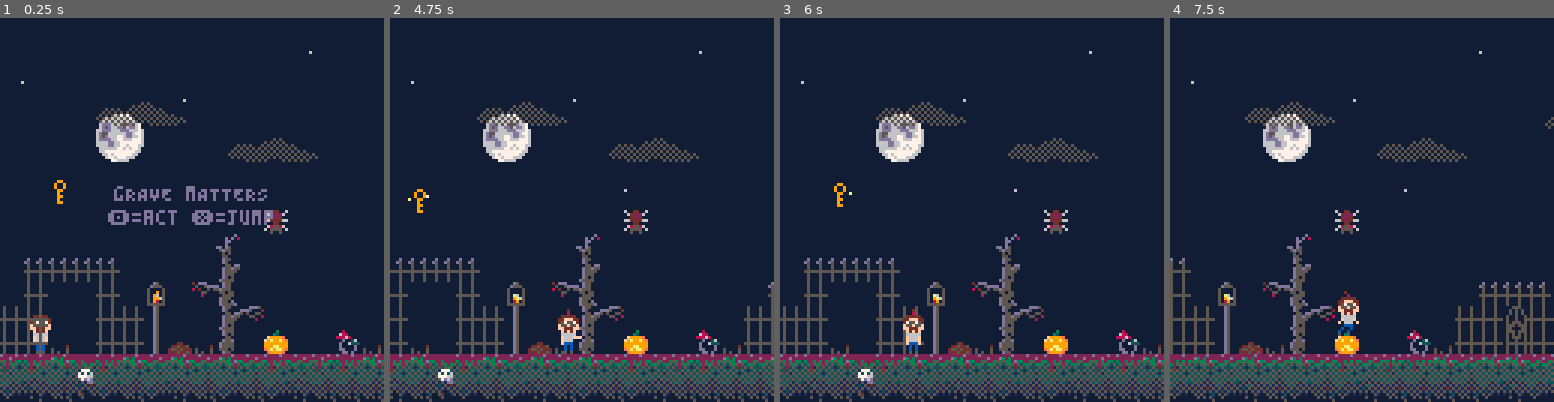
Above: before the commit, frames 1-4 (left to right).
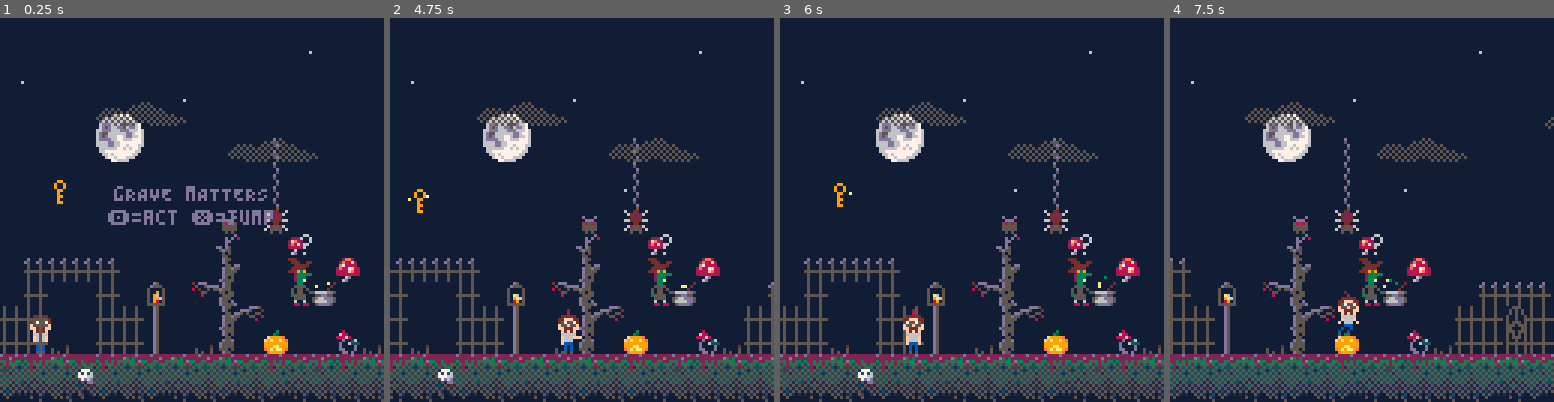
Above: after the commit, the same moments.

Repository: kallanreed/pico8_games
Game: PICO-8 cartridge grave.p8
Same seed, same stepped clock (60 frames per second), same inputs: the game is played once before the commit and once after it.
Inputs:
- Up to frame 1 (0.25 s): no input
- Up to frame 2 (4.75 s): tap X (X key) at 0.33, 1.07, 1.85, 2.97, 4.08 s; tap O (Z key) at 0.7, 1.7, 2.1, 2.5, 2.9, 3.3, 3.7, 4.1, 4.5 s; hold Right 1.6-2.1 s; hold Right 2.47-3.03 s; hold Left 3.08-3.58 s; hold Right 4.02-4.68 s
- Up to frame 3 (6 s): tap O (Z key) at 4.9, 5.3, 5.7 s; hold Left 5.08-5.68 s; tap X (X key) at 5.2 s
- Up to frame 4 (7.5 s): hold Right 6.08-6.58 s; tap O (Z key) every 0.4 s from 6.1 to 7.3 s; tap X (X key) at 6.32, 7.43 s; hold Right 6.63-7.13 s

The runs differ from the first frame. In frame 1, 1.5% of the frame differs, in the area x 43-94%, y 31-88%; in frame 2, 1.5%; in frame 3, 1.5%; in frame 4, 1.6%, in the area x 17-68%, y 31-88%.

Commit message:
more graphics

Diff:
--- a/grave.p8
+++ b/grave.p8
@@ -400,6 +400,9 @@
  temp_text(64,64,"🅾️=act ❎=jump",13)
   :add_mod(cam_rel())
 
+
+ add(gen, bubbler(13*8+3,11*8+2,5,10,11))
+
  -- test rect
  x1r=0 y1r=0 x2r=0 y2r=0
 end
@@ -407,7 +410,7 @@
 -- update
 
 function player_update()
- if (plr.dead) return
+ if (game.over) return
 
  -- input
  if btn(⬅️) then
@@ -513,7 +516,6 @@
 
 function player_die()
  game.over=true
- plr.dead=true
  plr.walking=false
  sfx(15)
  game.black=0
@@ -670,6 +672,33 @@
  }
 end
 
+-- generator that emits particles
+-- upward from a line
+function bubbler(x,y,w,col1,col2)
+ return {
+  x=x, y=y, w=w,
+  col1=col1, col2=col2,
+  ani=0, mxd=1, rate=.1,
+
+  update=function(my)
+   if t()-my.ani>my.rate then
+    my.ani=t()
+    add(part,{
+     x=my.x-my.w/2+rnd(w),
+     y=my.y, col=col1, dx=0,
+     dy=-rnd(my.mxd/2,my.mxd),
+     age=0, mxage=rnd(8)+8,
+
+     update=function(_my)
+      if (_my.age*1.5>_my.mxage) _my.col=my.col2
+     end
+    })
+
+   end
+  end
+ }
+end
+
 -- update each particle in 'part'
 function update_particles()
  -- reverse iter for easy delete
@@ -948,7 +977,7 @@
 
 
 __gff__
-0000000000000000000000000000000000000000000000000000000020002000000222202000000000000000002020000000202020000000000200002000000020202020a0a080800000000000000000202020202022208000000000000000000000000000020080100000000000000000000000000000000000000000000000
+0000000000000000000010101000101000000000000000000000000020002000000222202000000000000000002020000000202020000000000200002000000020202020a0a080800000000000000000202020202022208020000000000000000000000000020080100000000000000010000000000000000000000000000000
 0000000000000000000000000000000000000000000000000000000000000000000000000000000000000000000000000000000000000000000000000000000000000000000000000000000000000000000000000000000000000000000000000000000000000000000000000000000000000000000000000000000000000000
 __map__
 0000000000000000000000000000000000000000000000000000000000000000000000000000000000000000000000000000000000000000000000000000000000000000000000000000000000000000000000000000000000000000000000000000000000000000000000000000000000000000000000000000000000000000
@@ -956,55 +985,59 @@
 0000000000000000000000000000000000000000000000000000000000000000000000000000000000000000000000000000000000000000000000000000000000000000000000000000000000000000000000000000000000000000000000000000000000000000000000000000000000000000000000000000000000000000
 0000000000000000000000000000000000000000000000000000000000000000000000000000000000000000000000000000000000000000000000000000000000000000000000000000000000000000000000000000000000000000000000000000000000000000000000000000000000000000000000000000000000000000
 0000000000000000000000000000000000000000000000000000000000000000000000000000000000000000000000000000000000000000000000000000000000000000000000000000000000000000000000000000000000000000000000000000000000000000000000000000000000000000000000000000000000000000
-0000000000000000000000000000000000000000000000000000000000000000000000000000000000000000000000000044450000000000000000000000000000000000000000000000000000000000000000000000000000000000000000000000000000000000000000000000000000000000000000000000000000000000
-0000000000000000000000000000000000000000000000000000000000000000000000000000000000000000001c00000060620000000000004454450000000000000000000000000000000000000000000000000000000000000000000000000000000000000000000000000000000000000000000000000000000000000000
-0000000000000000000000000000000000000000000000000000000000000000000000000000000000000000002c1e000000000000444500006064600000000000000000000000000000000000000000000000000000000000000000000000000000000000000000000000000000000000000000000000000000000000000000
-00000000000000000000000f00000000000000000000000000000000000000001c00004800000000000000002e3d00000000000000606200000000000000000000000000000000000000000000000000000000000000000000000000000000000000000000000000000000000000000000000000000000000000000000000000
-0000000000000000001c000000000000000000000000000000000000000000003d0044434500000000000000001d00000000000000000000000000000000000000000000000000000000000000000000000000000000000000000000000000000000000000000000000000000000000000000000000000000000000000000000
-0055555555000000002c000000000000000000000000000000000000000000002c1e616263001c0000234800002c2d000000000000000000000000000000000000000000000000000000000000000000000000000000000000000000000000000000000000000000000000000000000000000000000000000000000000000000
-00650000660033003c3d0000000000000055555500000000000000000000003c3d00000000001d0044414041453d00000000000000000000000000000000000000000000000000000000000000000000000000000000000000000000000000000000000000000000000000000000000000000000000000000000000000000000
+00000000000000000000000d0000000000000000000000000000000000000000000000000000000000000000000000000044450000000000000000000000000000000000000000000000000000000000000000000000000000000000000000000000000000000000000000000000000000000000000000000000000000000000
+00000000000000000000000d0000000000000000000000000000000000000000000000000000000000000000001c00000060620000000000004454450000000000000000000000000000000000000000000000000000000000000000000000000000000000000000000000000000000000000000000000000000000000000000
+00000000000000000000000d0000000000000000000000000000000000000000000000000000000000000000002c1e000000000000444500006064600000000000000000000000000000000000000000000000000000000000000000000000000000000000000000000000000000000000000000000000000000000000000000
+0000000000000000000a000f00000000000000000000000000000000000000001c00004800000000000000002e3d00000000000000606200000000000000000000000000000000000000000000000000000000000000000000000000000000000000000000000000000000000000000000000000000000000000000000000000
+0000000000000000001c000019000000000000000000000000000000000000003d0044434500000000000000001d00000000000000000000000000000000000000000000000000000000000000000000000000000000000000000000000000000000000000000000000000000000000000000000000000000000000000000000
+0055555555000000002c000007001800000000000000000000000000000000002c1e616263001c0000234800002c2d000000000000000000580000000000000000000000000000000000000000000000000000000000000000000000000000000000000000000000000000000000000000000000000000000000000000000000
+00650000660033003c3d0000173800000055555500000000000000000000003c3d00007000001d0044414041453d00000000000000000000000000580000000000000000000000000000000000000000000000000000000000000000000000000000000000000000000000000000000000000000000000000000000000000000
 6565000066662700002c1e0000000000656557666600000000000000000000001d000000003c3d0046505350504145000000000000686868686868686800000000000000000000000000000000000000000000000000000000000000000000000000000000000000000000000000000000000000000000000000000000000000
-6565480066662717481d002300001a486565676666002221004800323100002e3d003248001a2c1e465150505052470022210048444240414240424143450000000000481a00000000000000481a00000000000000481a00000000000000481a0000000000000000000000000000000000000000000000000000000000000000
-4043425443424142414241434140434241424241404243544142414243424143414042414042414350505250525052434143404152515252535050505251404341424041544043414240434041544043414240434041544043414240434041544043414240000000000000000000000000000000000000000000000000000000
-6062616460616062616061606261616161606260606362646060616063606160616062606063626060626160636061606062636163606263606362636164606263606361646062636063626361646062636063626361646062636063626361646062636063000000000000000000000000000000000000000000000000000000
-…(41 lines of a section not shown)…
+6565480066662700481d002300001a486565676666002221004800323100002e3d003248001a2c1e465150505052470022210048444240414240424143450000000000481a00000000000000481a00000000000000481a00000000000000481a0000000000000000000000000000000000000000000000000000000000000000
+4043425443424142414241434140434241424241404243544142414243424143414042414042414350505250525052434143404152515252535050505256404341424041544043414240434041544043414240434041544043414240434041544043414240000000000000000000000000000000000000000000000000000000
+6062616460616062616061606261616161606260606362646060616063606160616062606063626060626160636061606062636163606263606362636162606263606361646062636063626361646062636063626361646062636063626361646062636063000000000000000000000000000000000000000000000000000000
+…(45 lines of a section not shown)…
Not shown, changed: 30 lines of the sprite sheet (__gfx__) section of grave.p8
Not shown, changed: the music (__music__) section of grave.p8
Not shown, changed: the sound effects (__sfx__) section of grave.p8
